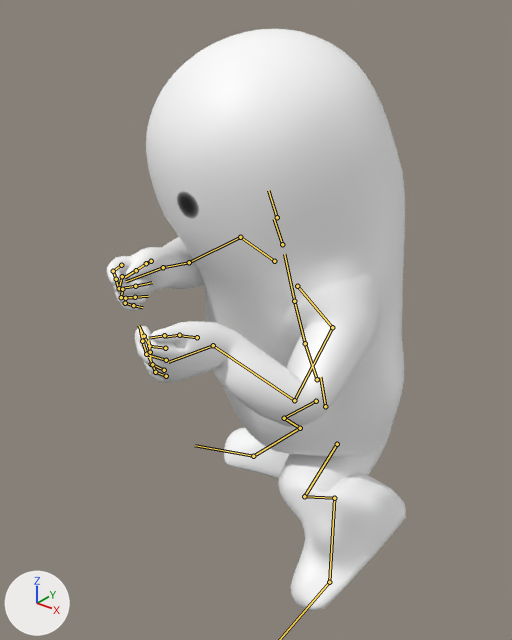
A saved change to the FBX model Assets/Meshes/Player/StrafeRight.fbx.
Camera for both pictures: a 50 mm camera at (1.045, -1.695, 1.693) aimed at (-0.097, -0.267, 0.808). The axes (+X, +Y, +Z) are drawn at lower left. The lights are the same throughout. Both versions are drawn at frame 28 of the action 'mixamo.com'; the numbers are the values there. The bones that bend it are drawn over the model as lines.

In view in the first picture: 'CharacterFinal'.
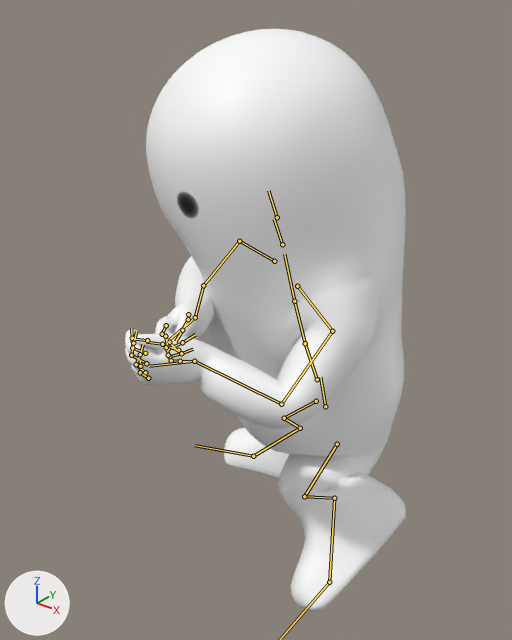
What the commit changed:
Bone 'mixamorig:LeftShoulder' (bone_mixamorig_leftshoulder) turns from (7, 3, -5) to (10, 3, -5) degrees about its own x, y and z.
Bone 'mixamorig:LeftArm' (bone_mixamorig_leftarm) turns from (4, -30, 47) to (20, -27, 48) degrees about its own x, y and z.
Bone 'mixamorig:LeftForeArm' (bone_mixamorig_leftforearm) turns from (38, -16, 46) to (49, 6, 49) degrees about its own x, y and z.
Bone 'mixamorig:LeftHand' (bone_mixamorig_lefthand) turns from (8, -48, -56) to (7, -60, -38) degrees about its own x, y and z.
Bone 'mixamorig:LeftHandThumb1' (bone_mixamorig_lefthandthumb1) turns from (1, -8, -18) to (-2, -12, -14) degrees about its own x, y and z.
Bone 'mixamorig:RightShoulder' (bone_mixamorig_rightshoulder) turns from (-14, 13, -16) to (-11, 13, -17) degrees about its own x, y and z.
Bone 'mixamorig:RightArm' (bone_mixamorig_rightarm) turns from (21, 27, -91) to (40, 23, -90) degrees about its own x, y and z.
Bone 'mixamorig:RightForeArm' (bone_mixamorig_rightforearm) turns from (10, 1, -12) to (12, -10, -11) degrees about its own x, y and z.
Bone 'mixamorig:RightHand' (bone_mixamorig_righthand) turns from (-13, 33, 37) to (-13, 41, 24) degrees about its own x, y and z.
Bone 'mixamorig:RightHandThumb1' (bone_mixamorig_righthandthumb1) turns from (30, -3, 14) to (27, 0, 18) degrees about its own x, y and z.

Pixel boxes (x1, y1, x2, y2) of what changed, in the pictures (512 x 640 px):
'CharacterFinal', posed (6% narrower): before (107, 29, 406, 611); after (125, 29, 406, 611)
bone 'mixamorig:LeftShoulder', root to tip: before (297, 286) to (332, 327); after (297, 286) to (332, 331)
bone 'mixamorig:LeftArm', root to tip: before (332, 327) to (294, 400); after (332, 331) to (281, 404)
bone 'mixamorig:LeftForeArm', root to tip: before (294, 400) to (213, 345); after (281, 404) to (194, 361)
bone 'mixamorig:LeftHand', root to tip: before (213, 345) to (168, 362); after (194, 361) to (149, 366)
bone 'mixamorig:LeftHandThumb1', root to tip: before (197, 337) to (179, 335); after (178, 350) to (162, 344)
bone 'mixamorig:RightShoulder', root to tip: before (274, 261) to (240, 237); after (274, 261) to (239, 241)
bone 'mixamorig:RightArm', root to tip: before (240, 237) to (189, 262); after (239, 241) to (203, 285)
bone 'mixamorig:RightForeArm', root to tip: before (189, 262) to (163, 267); after (203, 285) to (195, 317)
bone 'mixamorig:RightHand', root to tip: before (163, 267) to (126, 281); after (195, 317) to (169, 340)
bone 'mixamorig:RightHandThumb1', root to tip: before (151, 261) to (146, 264); after (188, 314) to (188, 320)
